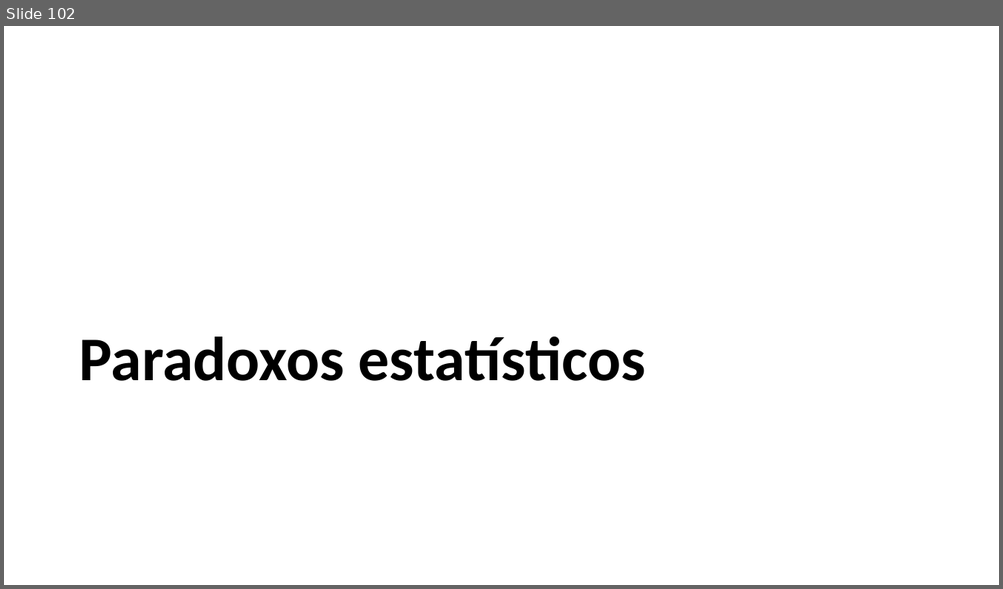
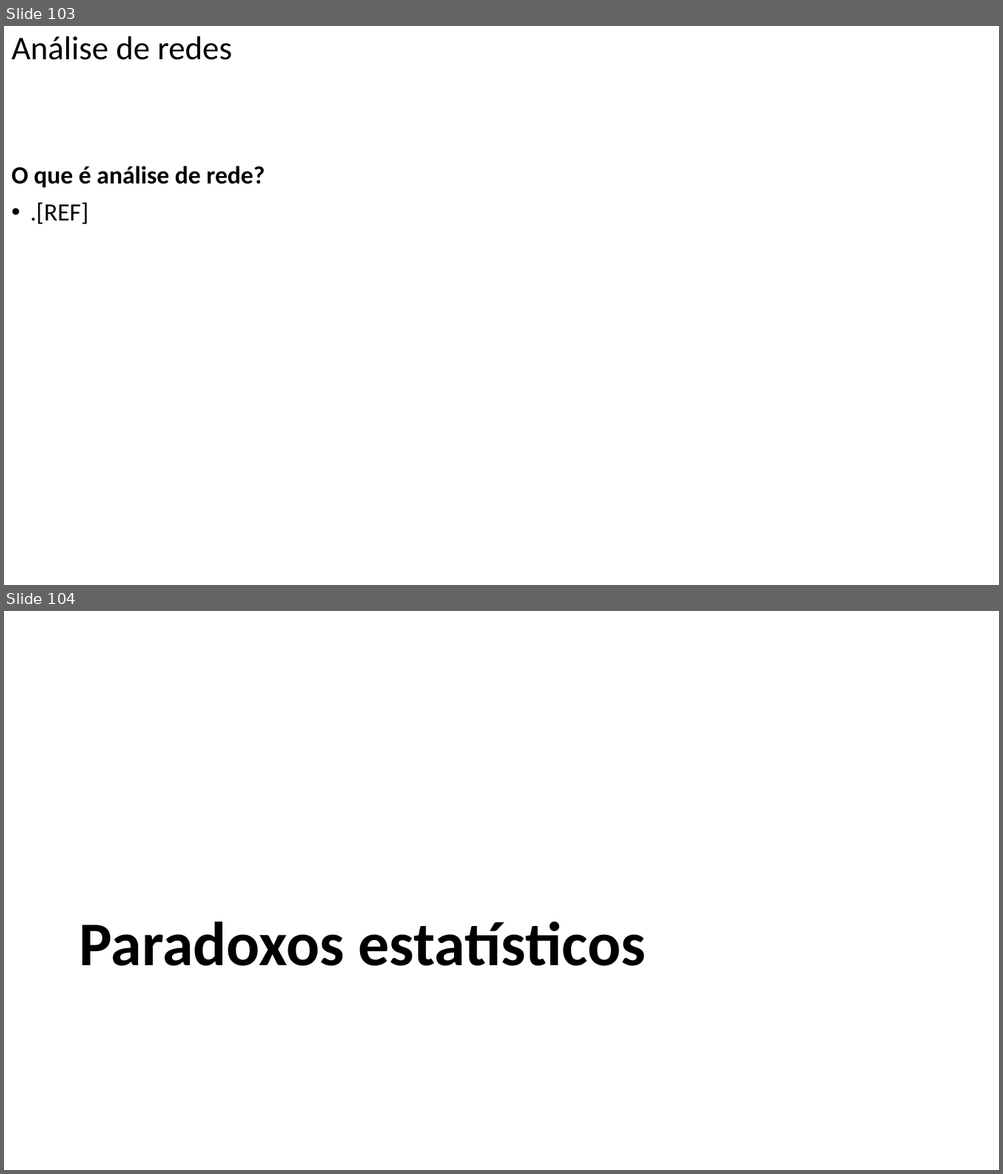
Before and after one commit to FerreiraAS/Ciencia-com-R, a slide deck: Ciência-com-R.pptx. Shown one above the other, each under a label of ours: slide 102 before the commit, slides 103 and 104 after it. The pictures are 1003x589 and 1003x1174 pixels, drawn with LibreOffice and Linux fonts; fonts in the diff are those of the drawing. Boxes give left, top, right and bottom in pixels: in the first picture for what was removed or moved away, otherwise in the second. Text is boxed around its words. In the diff, an @@ line names an element or a change of style, - is before the commit and + after.

```diff
--- a/Ciência-com-R.pptx
+++ b/Ciência-com-R.pptx
@@ slide 103 added at (x1=4, y1=26, x2=999, y2=585), background #FFFFFF @@
@@ title added at (x1=11, y1=36, x2=232, y2=60), 32 pt, text #000000 @@
+Análise de redes
@@ text added at (x1=11, y1=166, x2=264, y2=224), 24 pt, text #000000, bold @@
+O que é análise de rede?
+• .[REF]
@@ what was slide 102 is now slide 104 @@
```
Also in this commit, not shown: 2 slides changed, 2 other slides added, 1 slide removed, 47 other files.
